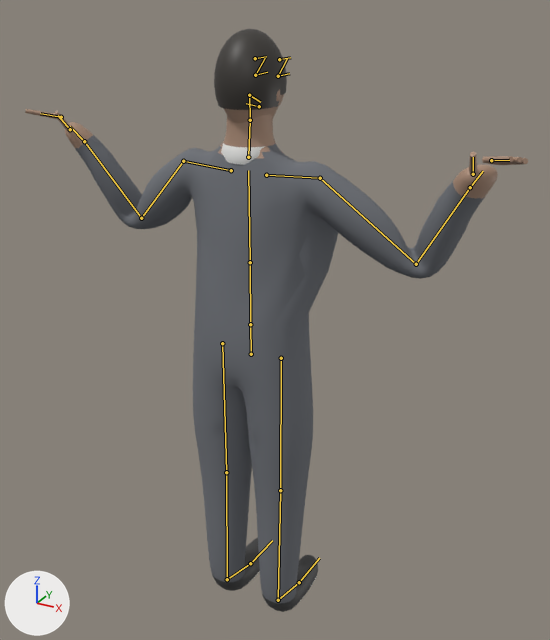
An edit to the glTF model characters/stranger_b.glb, drawn before and after from the same camera.
One viewpoint serves both versions: a 50 mm lens placed at (1.006, -1.689, 1.918), pointed at (0.011, 0.121, 1.014). Lighting does not change. The marker at lower left points along +X, +Y and +Z. The older version comes first. Both versions are drawn at frame 0 of the action 'arms_cross'; the numbers are the values there. The bones that change, and the others that lie on the model, are drawn over the model as lines.

Names of what the first picture shows: 'stranger_b_Mesh'.
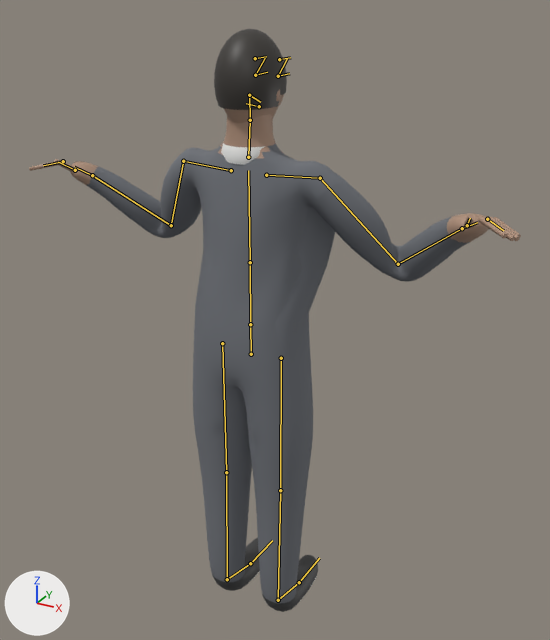
What the commit changed:
Bone 'UpperArm.L' (bone_upperarm_l) turns from (45, -57, -32) to (58, -59, -64) degrees about its own x, y and z.
Bone 'UpperArm.R' (bone_upperarm_r) turns from (45, 57, 32) to (58, 59, 64) degrees about its own x, y and z.

Where the change shows, as pixel boxes (x1, y1, x2, y2) in the pictures (550 x 640 px):
'stranger_b_Mesh', posed: before (25, 29, 528, 612); after (29, 29, 521, 612)
bone 'UpperArm.L', root to tip: before (183, 161) to (141, 218); after (183, 161) to (171, 225)
bone 'UpperArm.R', root to tip: before (320, 178) to (416, 264); after (320, 178) to (398, 264)
